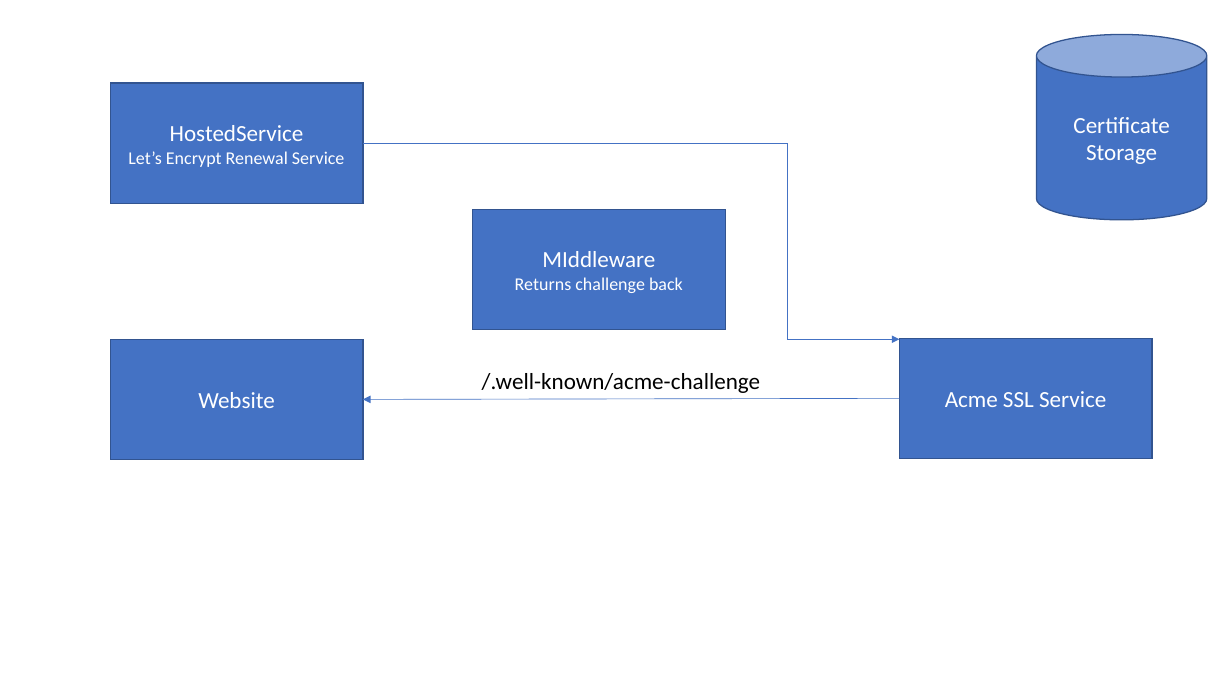
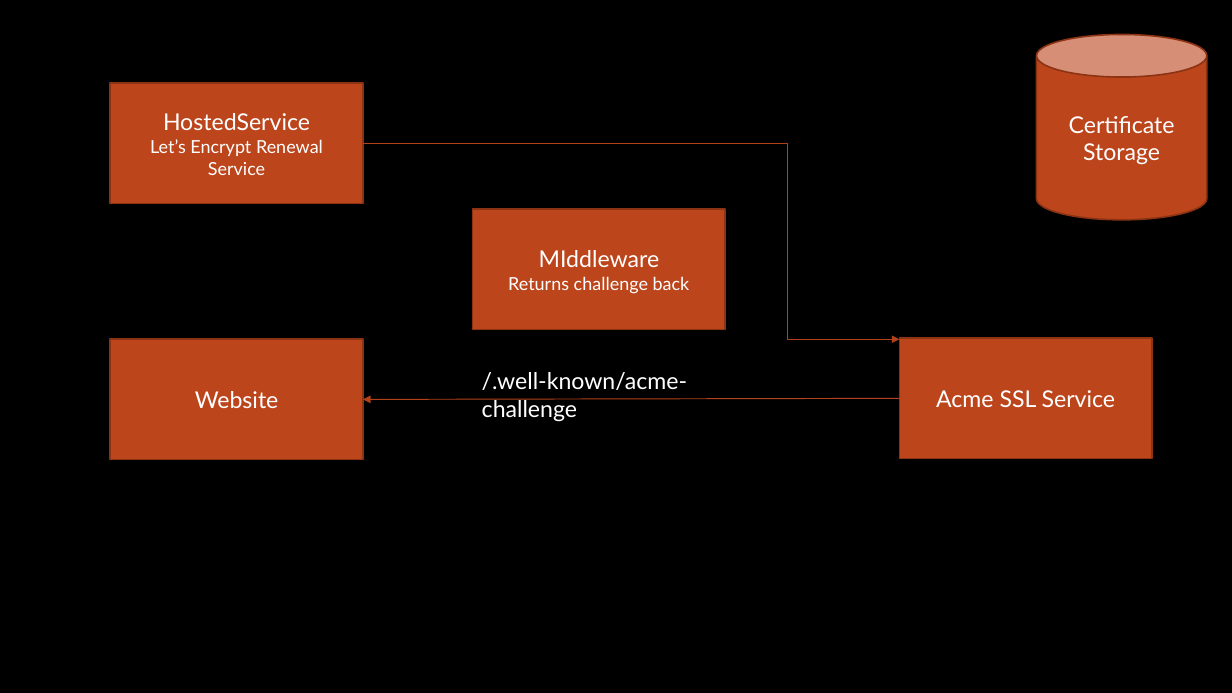
Before and after one commit to kdcllc/Bet.AspNetCore, a slide deck: slide 2 of Diagrams.pptx (slide 1 before the commit). Drawn at 1232x693 pixels with LibreOffice and Linux fonts; fonts in the diff are those of the drawing; background and template pictures are left out. Boxes give left, top, right and bottom in pixels: in the first picture for what was removed or moved away, otherwise in the second. Text is boxed around its words. In the diff, an @@ line names an element or a change of style, - is before the commit and + after.

```diff
--- a/Diagrams.pptx
+++ b/Diagrams.pptx
@@ background #FFFFFF to picture (left out) @@
@@ elbow arrow (363, 143) - (899, 339): stroke #4472C4 0.5 pt to #B4421A 0.75 pt @@
@@ font Calibri to Lato; fill #4472C4 to #BC451B; outline #325491 1 pt to #8B3314 1.25 pt in 5 elements at (x1=110, y1=83, x2=362, y2=203), (x1=1037, y1=34, x2=1207, y2=220), (x1=110, y1=339, x2=362, y2=459), (x1=899, y1=338, x2=1152, y2=458), (x1=473, y1=209, x2=726, y2=329) @@
@@ text "/.well-known/acme-challenge" at (x1=482, y1=372, x2=687, y2=422): font Calibri to Lato, text colour #000000 to #FFFFFF @@
@@ arrow (899, 398) - (363, 399): stroke #4472C4 0.5 pt to #B4421A 0.75 pt @@
```
Also in this commit, not shown: 1 slide added, 43 other files.
